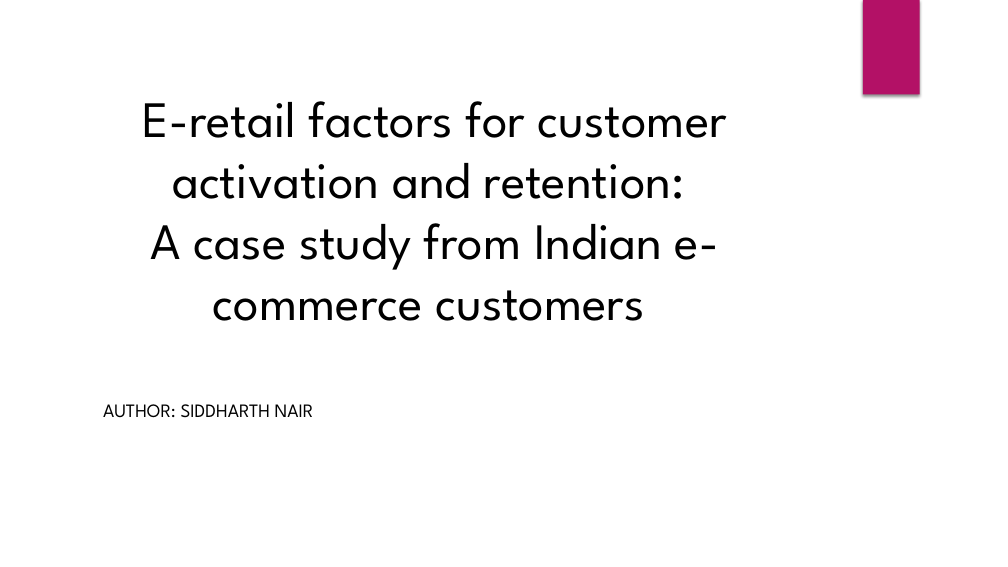
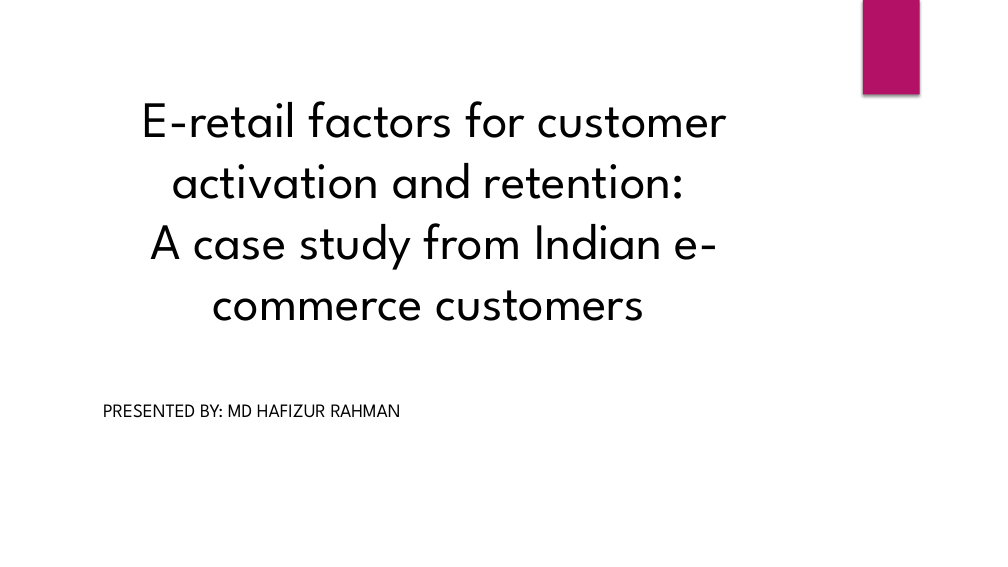
Before and after one commit to hafizur4u/Fliprobo_Project2, a slide deck: slide 1 of CustomerRetention_Presentation.pptx. Drawn at 1008x567 pixels with LibreOffice and Linux fonts; fonts in the diff are those of the drawing; background and template pictures are left out. Boxes give left, top, right and bottom in pixels: in the first picture for what was removed or moved away, otherwise in the second. Text is boxed around its words. In the diff, an @@ line names an element or a change of style, - is before the commit and + after.

```diff
--- a/CustomerRetention_Presentation.pptx
+++ b/CustomerRetention_Presentation.pptx
@@ subtitle at box(103, 404, 401, 418): text changed @@
-AUTHOR: SIDDHARTH NAIR
+PRESENTED BY: MD HAFIZUR RAHMAN
```
